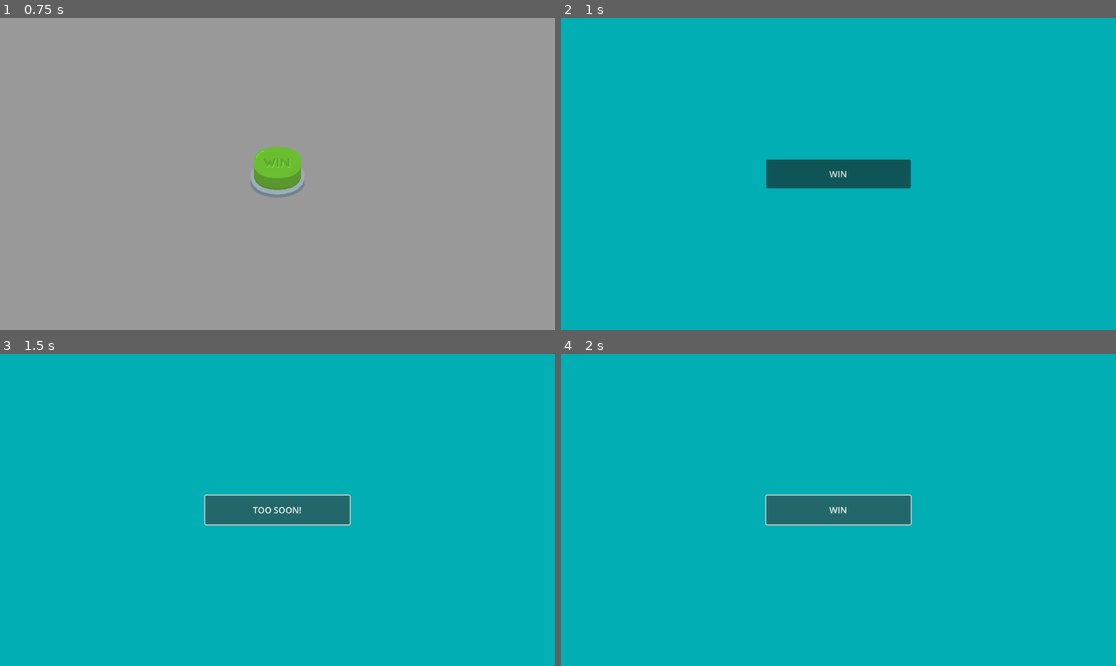
Above: before the commit, frames 1-4 (two rows, left to right).
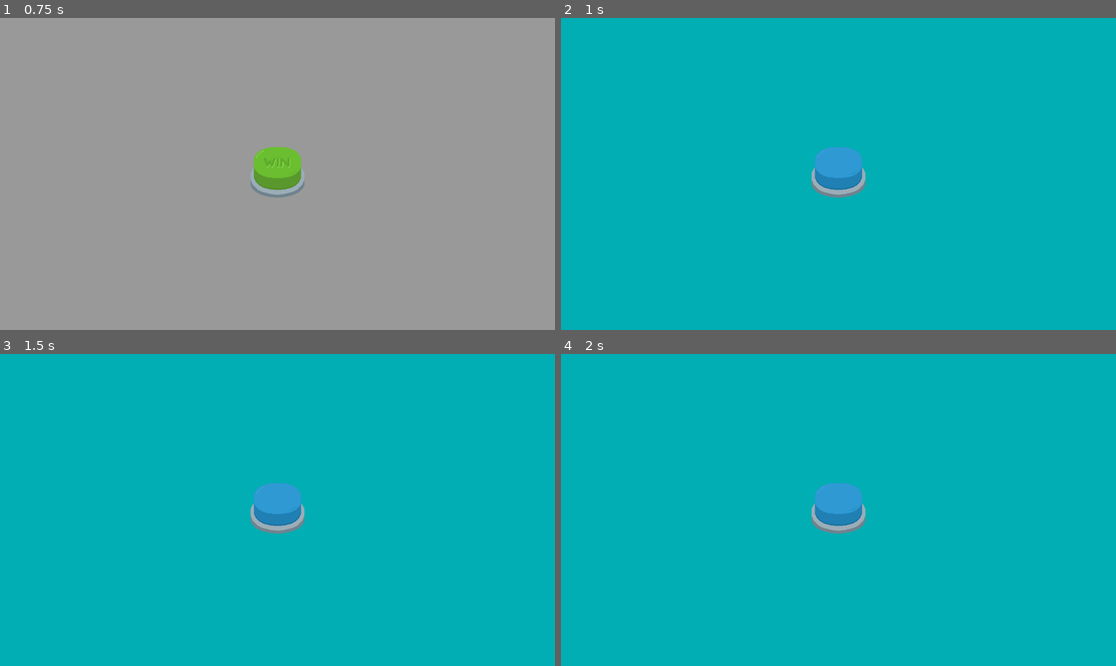
Above: after the commit, the same moments.

Repository: Ruebenritter/theonebuttongame
Game: Godot game, scene res://views/main.tscn
Two runs of this game, one before a commit and one after it. Both use one fixed random seed, a clock stepped at 60 frames per second and the inputs below.
Inputs (mouse positions are in pixels of both pictures, inside the frame that each line leads up to):
- Up to frame 1 (0.75 s): click (277, 174) at 0.5 s
- Up to frame 2 (1 s): no input
- Up to frame 3 (1.5 s): click (277, 510) at 1.25 s
- Up to frame 4 (2 s): no input

Frame 1 is identical in both runs. In frame 2, 2.9% of the frame differs, in the area x 36-64%, y 41-58%; in frame 3, 3.0%; in frame 4, 3.0%.

Commit message:
use hold button sprite in level

Diff:
--- a/view_models/hold_on.gd
+++ b/view_models/hold_on.gd
@@ -4,35 +4,42 @@
 signal won
 
 @onready var hold_timer: Timer = $"HoldTimer"
+@onready var animated_sprite: AnimatedSprite2D = %AnimatedSprite2D
+
 var is_holding: bool = false
 var time_to_wait: int = 3
+var has_won: bool = false
 
 func _ready():
 	hold_timer.wait_time = time_to_wait
 	hold_timer.one_shot = true
 	hold_timer.autostart = false
-	%HoldButton.text = "WIN"
 
 func _on_hold_button_button_down() -> void:
-	%HoldButton.text = "HOLD!"
+	animated_sprite.play("hold")
 	is_holding = true
 	hold_timer.start() # Replace with function body.
 
 
 func _on_hold_button_button_up() -> void:
+	if has_won:
+		animated_sprite.play("win")
+		await animated_sprite.animation_finished
+		won.emit()
+
 	if hold_timer.time_left > 0:
 		print("Released too early!")
-		%HoldButton.text = "TOO SOON!"
+		animated_sprite.play_backwards("hold")
 		hold_timer.stop()
 		is_holding = false
 
 		await get_tree().create_timer(0.4).timeout
-		%HoldButton.text = "WIN"
-
+		if not is_holding: return
+		print("Won")
 
 func _on_hold_timer_timeout() -> void:
 	if is_holding:
-		modulate = Color(0, 1, 0)
-		%HoldButton.text = "YOU WIN!"
-		await get_tree().create_timer(1.0).timeout
+		has_won = true
+		animated_sprite.animation = "win"
+		await get_tree().create_timer(3.0).timeout
 		won.emit()
--- a/views/hold_on.tscn
+++ b/views/hold_on.tscn
@@ -1,9 +1,93 @@
-[gd_scene load_steps=3 format=3 uid="uid://o6fvpgfs742w"]
+[gd_scene load_steps=15 format=3 uid="uid://o6fvpgfs742w"]
 
 [ext_resource type="Script" uid="uid://dkernoyprnsfc" path="res://view_models/hold_on.gd" id="1_612rv"]
+[ext_resource type="Texture2D" uid="uid://df1e71vvl446y" path="res://assets/hold_button.png" id="2_nkgys"]
 
 [sub_resource type="StyleBoxFlat" id="StyleBoxFlat_itiys"]
 bg_color = Color(1.44392e-06, 0.684226, 0.703303, 1)
+
+[sub_resource type="AtlasTexture" id="AtlasTexture_mdu1k"]
+atlas = ExtResource("2_nkgys")
+region = Rect2(0, 0, 128, 128)
+
+[sub_resource type="AtlasTexture" id="AtlasTexture_12veh"]
+atlas = ExtResource("2_nkgys")
+region = Rect2(128, 0, 128, 128)
+
+[sub_resource type="AtlasTexture" id="AtlasTexture_08o66"]
+atlas = ExtResource("2_nkgys")
+region = Rect2(256, 0, 128, 128)
+
+[sub_resource type="AtlasTexture" id="AtlasTexture_fgrmv"]
+atlas = ExtResource("2_nkgys")
+region = Rect2(384, 0, 128, 128)
+
+[sub_resource type="AtlasTexture" id="AtlasTexture_3kbrm"]
+atlas = ExtResource("2_nkgys")
+region = Rect2(512, 0, 128, 128)
+
+[sub_resource type="AtlasTexture" id="AtlasTexture_nkgys"]
+atlas = ExtResource("2_nkgys")
+region = Rect2(640, 0, 128, 128)
+
+[sub_resource type="AtlasTexture" id="AtlasTexture_evfjb"]
+atlas = ExtResource("2_nkgys")
+region = Rect2(768, 0, 128, 128)
+
+[sub_resource type="AtlasTexture" id="AtlasTexture_sgaft"]
+atlas = ExtResource("2_nkgys")
+region = Rect2(896, 0, 128, 128)
+
+[sub_resource type="AtlasTexture" id="AtlasTexture_grt3q"]
+atlas = ExtResource("2_nkgys")
+region = Rect2(1024, 0, 128, 128)
+
+[sub_resource type="AtlasTexture" id="AtlasTexture_qmml4"]
+atlas = ExtResource("2_nkgys")
+region = Rect2(1152, 0, 128, 128)
+
+[sub_resource type="SpriteFrames" id="SpriteFrames_612rv"]
+animations = [{
+"frames": [{
+"duration": 1.0,
+"texture": SubResource("AtlasTexture_mdu1k")
+}, {
+"duration": 1.0,
+"texture": SubResource("AtlasTexture_12veh")
+}, {
+"duration": 1.0,
+"texture": SubResource("AtlasTexture_08o66")
+}, {
+"duration": 1.0,
+"texture": SubResource("AtlasTexture_fgrmv")
+}, {
+"duration": 1.0,
+"texture": SubResource("AtlasTexture_3kbrm")
+}],
+"loop": false,
+"name": &"hold",
+"speed": 60.0
+}, {
+"frames": [{
+"duration": 1.0,
+"texture": SubResource("AtlasTexture_nkgys")
+}, {
+"duration": 1.0,
+"texture": SubResource("AtlasTexture_evfjb")
+}, {
+"duration": 1.0,
+"texture": SubResource("AtlasTexture_sgaft")
+}, {
+"duration": 1.0,
+"texture": SubResource("AtlasTexture_grt3q")
+}, {
+"duration": 1.0,
+"texture": SubResource("AtlasTexture_qmml4")
+}],
+"loop": false,
+"name": &"win",
+"speed": 60.0
+}]
 
 [node name="Holdle" type="Control"]
 layout_mode = 3
@@ -26,12 +110,16 @@
 [node name="CenterContainer" type="CenterContainer" parent="PanelContainer"]
 layout_mode = 2
 
-[node name="HoldButton" type="Button" parent="PanelContainer/CenterContainer"]
+[node name="HoldButton" type="TextureButton" parent="PanelContainer/CenterContainer"]
 unique_name_in_owner = true
-custom_minimum_size = Vector2(300, 60)
+custom_minimum_size = Vector2(128, 128)
 layout_mode = 2
-theme_override_font_sizes/font_size = 18
-text = "WIN"
+
+[node name="AnimatedSprite2D" type="AnimatedSprite2D" parent="PanelContainer/CenterContainer/HoldButton"]
+unique_name_in_owner = true
+sprite_frames = SubResource("SpriteFrames_612rv")
+animation = &"hold"
+centered = false
 
 [node name="HoldTimer" type="Timer" parent="."]
 
Not shown, added: assets/hold_button.png.import
